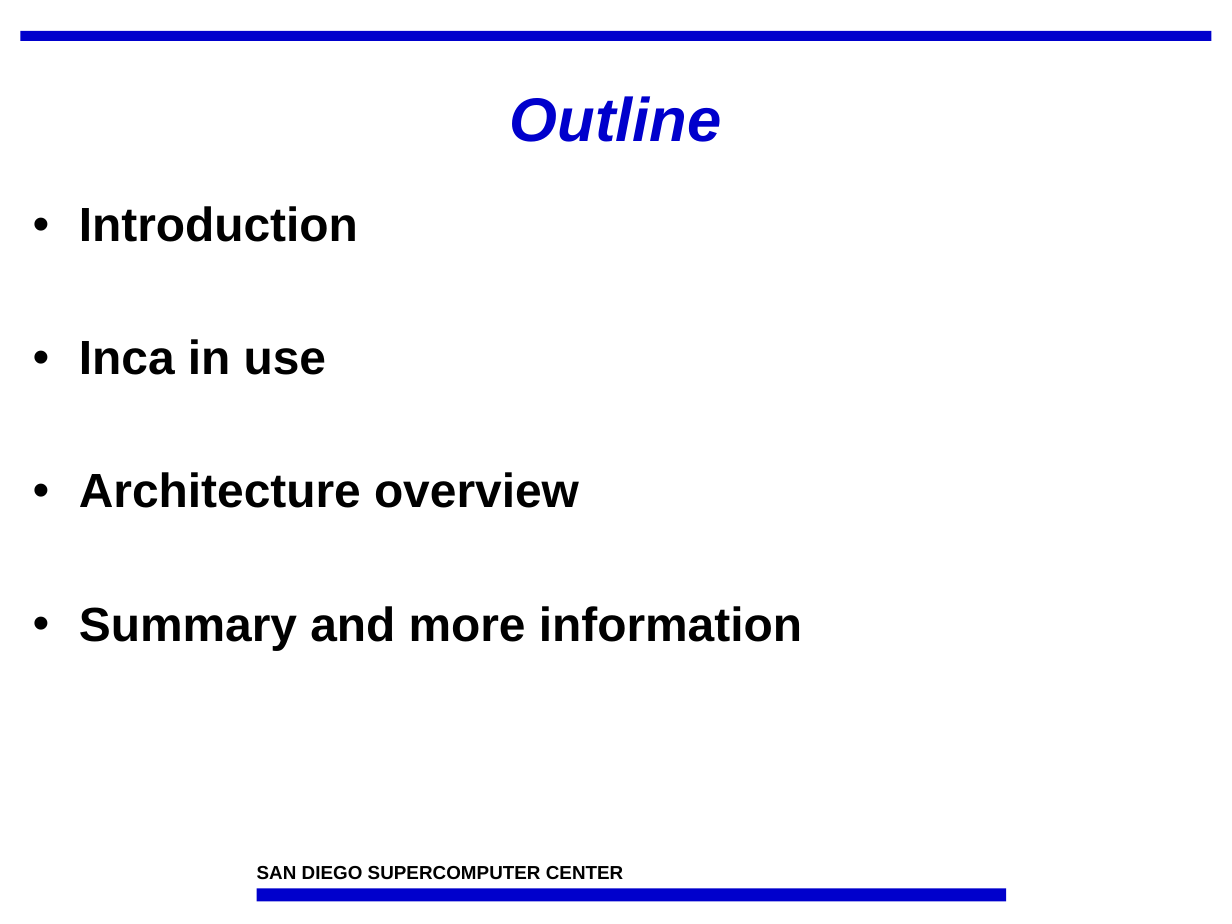
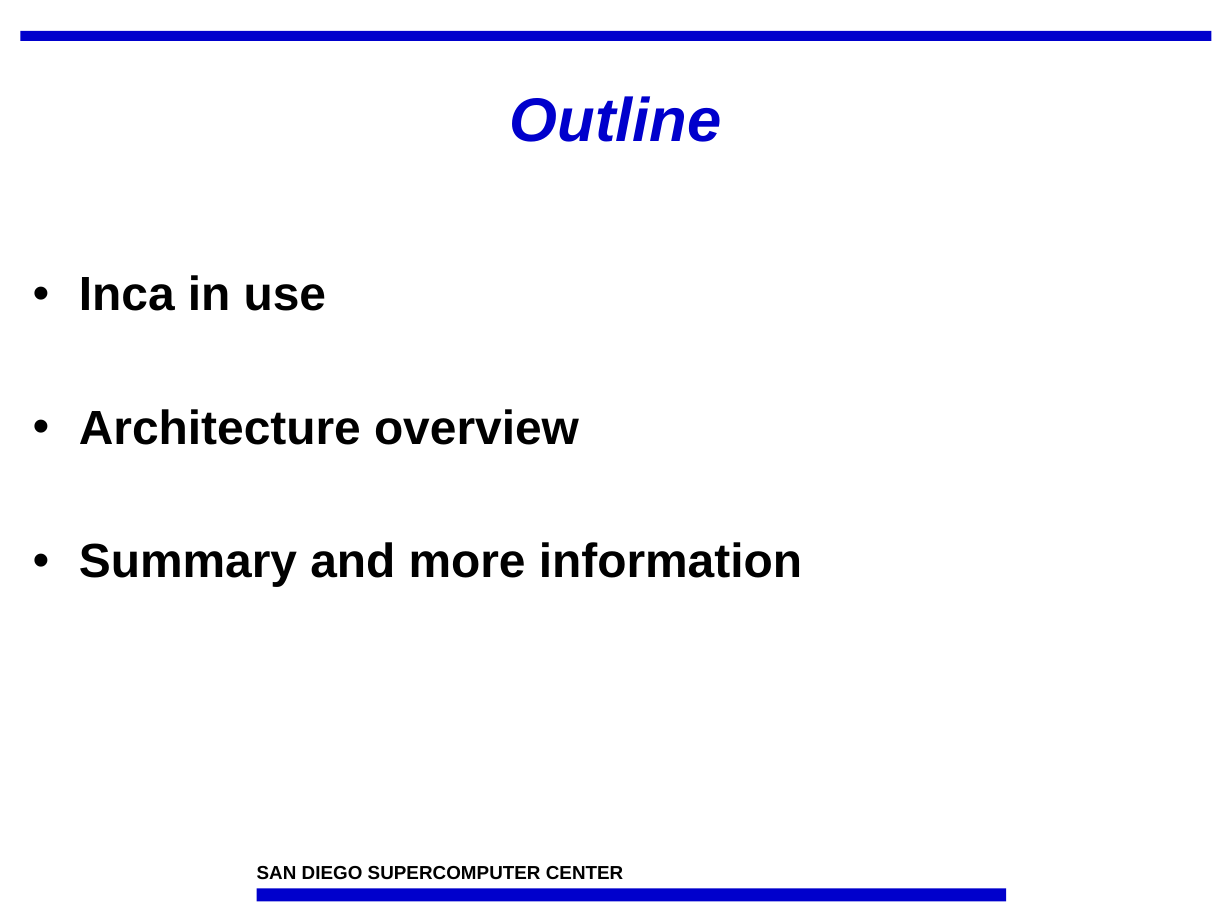
Before and after one commit to IncaProject/inca-xsede, a slide deck: slide 26 of talks/inca_sc05.ppt (slide 25 before the commit). Drawn at 1232x924 pixels with LibreOffice and Linux fonts; fonts in the diff are those of the drawing; background and template pictures are left out. Boxes give left, top, right and bottom in pixels: in the first picture for what was removed or moved away, otherwise in the second. Text is boxed around its words. In the diff, an @@ line names an element or a change of style, - is before the commit and + after.

```diff
--- a/talks/inca_sc05.ppt
+++ b/talks/inca_sc05.ppt
@@ text at box(79, 206, 358, 242): paragraph removed @@
-• Introduction
```
Also in this commit, not shown: 7 other slides changed, 1 slide added.
